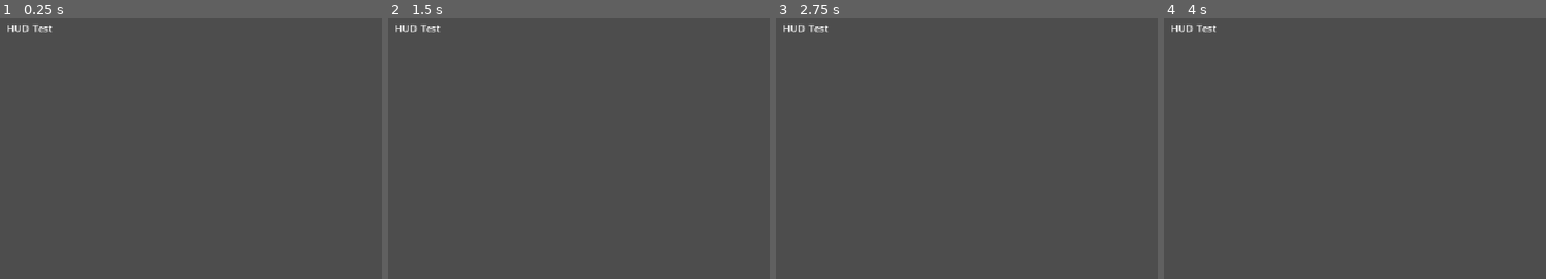
Above: before the commit, frames 1-4 (left to right).
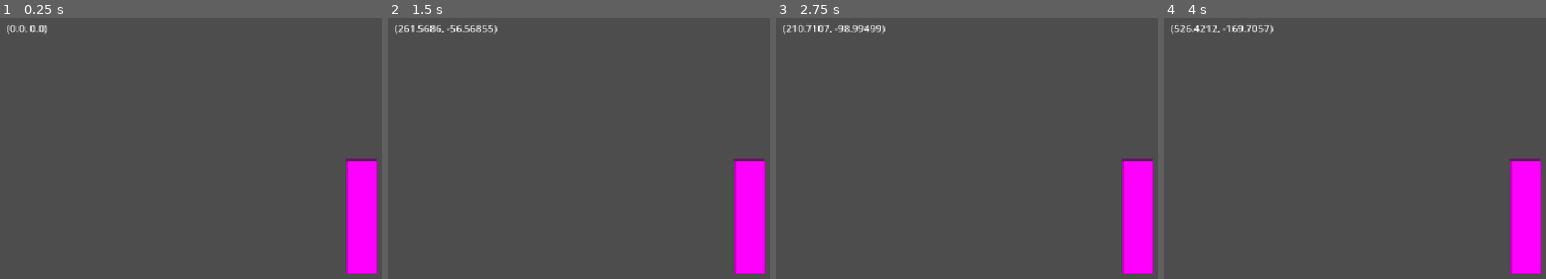
Above: after the commit, the same moments.

Repository: jsbrn/giant-jam-2
Game: Godot game, scene res://ui/game_view.tscn
Two runs of this game, one before a commit and one after it. Both use one fixed random seed, a clock stepped at 60 frames per second and the inputs below.
Inputs:
- Up to frame 1 (0.25 s): no input
- Up to frame 2 (1.5 s): tap Enter at 0.5 s; hold D (move_right, bound only after the commit) from 0.53 s (still down); tap W (move_up, bound only after the commit) at 0.6, 0.77, 1.07, 1.35 s; tap Space at 1.25 s
- Up to frame 3 (2.75 s): tap W (move_up, bound only after the commit) at 1.52, 1.82, 2.1 s; tap Enter at 2 s; release D (move_right, bound only after the commit) at 2.03 s; hold A (move_left, bound only after the commit) from 2.03 s (still down)
- Up to frame 4 (4 s): tap Space at 2.75 s; release A (move_left, bound only after the commit) at 2.78 s; hold D (move_right, bound only after the commit) from 2.78 s (still down); tap W (move_up, bound only after the commit) at 2.85, 3.02, 3.32, 3.6, 3.77 s; tap Enter at 3.5 s

The runs differ from the first frame. In frame 1, 3.8% of the frame differs, in the area x 1-99%, y 2-98%; in frame 2, 4.0%; in frame 3, 4.1%; in frame 4, 4.0%.

Commit message:
Add player camera

Diff:
--- /dev/null
+++ b/assets/theme/large_text.tres
@@ -0,0 +1,4 @@
+[gd_resource type="LabelSettings" format=3 uid="uid://diqfrg5e0p1ab"]
+
+[resource]
+font_size = 48
--- a/project.godot
+++ b/project.godot
@@ -15,10 +15,43 @@
 config/features=PackedStringArray("4.7", "Forward Plus")
 config/icon="res://icon.svg"
 
+[debug]
+
+gdscript/warnings/untyped_declaration=2
+gdscript/warnings/inferred_declaration=2
+gdscript/warnings/unsafe_property_access=2
+gdscript/warnings/unsafe_method_access=2
+gdscript/warnings/unsafe_cast=1
+gdscript/warnings/unsafe_call_argument=1
+gdscript/warnings/return_value_discarded=1
+
 [display]
 
 window/stretch/mode="canvas_items"
 window/stretch/aspect="expand"
+
+[input]
+
+move_up={
+"deadzone": 0.2,
+"events": [Object(InputEventKey,"resource_local_to_scene":false,"resource_name":"","device":-1,"window_id":0,"alt_pressed":false,"shift_pressed":false,"ctrl_pressed":false,"meta_pressed":false,"pressed":false,"keycode":0,"physical_keycode":87,"key_label":0,"unicode":119,"location":0,"echo":false,"script":null)
+]
+}
+move_down={
+"deadzone": 0.2,
+"events": [Object(InputEventKey,"resource_local_to_scene":false,"resource_name":"","device":-1,"window_id":0,"alt_pressed":false,"shift_pressed":false,"ctrl_pressed":false,"meta_pressed":false,"pressed":false,"keycode":0,"physical_keycode":83,"key_label":0,"unicode":115,"location":0,"echo":false,"script":null)
+]
+}
+move_left={
+"deadzone": 0.2,
+"events": [Object(InputEventKey,"resource_local_to_scene":false,"resource_name":"","device":-1,"window_id":0,"alt_pressed":false,"shift_pressed":false,"ctrl_pressed":false,"meta_pressed":false,"pressed":false,"keycode":0,"physical_keycode":65,"key_label":0,"unicode":97,"location":0,"echo":false,"script":null)
+]
+}
+move_right={
+"deadzone": 0.2,
+"events": [Object(InputEventKey,"resource_local_to_scene":false,"resource_name":"","device":-1,"window_id":0,"alt_pressed":false,"shift_pressed":false,"ctrl_pressed":false,"meta_pressed":false,"pressed":false,"keycode":0,"physical_keycode":68,"key_label":0,"unicode":100,"location":0,"echo":false,"script":null)
+]
+}
 
 [physics]
 
--- a/ui/game_view.tscn
+++ b/ui/game_view.tscn
@@ -7,4 +7,6 @@
 
 [node name="House" parent="." unique_id=281824880 instance=ExtResource("2_c61ut")]
 
-[node name="HUD" parent="." unique_id=1063190297 instance=ExtResource("1_80wxx")]
+[node name="CanvasLayer" type="CanvasLayer" parent="." unique_id=1029013192]
+
+[node name="HUD" parent="CanvasLayer" unique_id=1063190297 instance=ExtResource("1_80wxx")]
--- a/ui/hud.tscn
+++ b/ui/hud.tscn
@@ -1,4 +1,6 @@
 [gd_scene format=3 uid="uid://d458aprpo8pw"]
+
+[ext_resource type="Script" uid="uid://bppm3qiukrilw" path="res://ui/hud/debug.gd" id="1_rbyyf"]
 
 [node name="HUD" type="Control" unique_id=1063190297]
 layout_mode = 3
@@ -8,10 +10,11 @@
 grow_horizontal = 2
 grow_vertical = 2
 
-[node name="Label" type="Label" parent="." unique_id=1413607937]
+[node name="Debug" type="Label" parent="." unique_id=1413607937]
 layout_mode = 1
 offset_left = 16.0
 offset_top = 16.0
 offset_right = 89.0
 offset_bottom = 39.0
 text = "HUD Test"
+script = ExtResource("1_rbyyf")
--- /dev/null
+++ b/ui/hud/debug.gd
@@ -0,0 +1,13 @@
+extends Label
+
+
+# Called when the node enters the scene tree for the first time.
+func _ready() -> void:
+	pass # Replace with function body.
+
+
+# Called every frame. 'delta' is the elapsed time since the previous frame.
+func _process(delta: float) -> void:
+	var player: Player = get_tree().get_first_node_in_group("players")
+	if player:
+		text = str(player.global_position)
--- /dev/null
+++ b/ui/views/main_menu.tscn
@@ -0,0 +1,25 @@
+[gd_scene format=3 uid="uid://bhdqecfxs71qs"]
+
+[ext_resource type="LabelSettings" uid="uid://diqfrg5e0p1ab" path="res://assets/theme/large_text.tres" id="1_uvqy3"]
+
+[node name="MainMenu" type="Control" unique_id=39596441]
+layout_mode = 3
+anchors_preset = 15
+anchor_right = 1.0
+anchor_bottom = 1.0
+grow_horizontal = 2
+grow_vertical = 2
+
+[node name="Title" type="Label" parent="." unique_id=305794377]
+layout_mode = 1
+anchors_preset = 5
+anchor_left = 0.5
+anchor_right = 0.5
+offset_left = -184.0
+offset_top = 64.0
+offset_right = 184.0
+offset_bottom = 131.0
+grow_horizontal = 2
+text = "Reversal Game"
+label_settings = ExtResource("1_uvqy3")
+horizontal_alignment = 1
--- a/world/house.tscn
+++ b/world/house.tscn
@@ -1,3 +1,7 @@
 [gd_scene format=3 uid="uid://d2qrxfmfa1p6r"]
 
+[ext_resource type="PackedScene" uid="uid://xdebh1khggf1" path="res://world/player.tscn" id="1_apcmc"]
+
 [node name="House" type="Node2D" unique_id=281824880]
+
+[node name="Player" parent="." unique_id=1428940175 instance=ExtResource("1_apcmc")]
--- /dev/null
+++ b/world/player.gd
@@ -0,0 +1,23 @@
+class_name Player
+extends CharacterBody2D
+
+
+const SPEED: float = 300.0
+
+func _ready() -> void:
+	add_to_group("players")
+
+func _physics_process(delta: float) -> void:
+	# Add the gravity.
+	if not is_on_floor():
+		velocity += get_gravity() * delta
+
+	# Get the input direction and handle the movement/deceleration.
+	# As good practice, you should replace UI actions with custom gameplay actions.
+	var direction: Vector2 = Input.get_vector("move_left", "move_right", "move_up", "move_down")
+	if direction:
+		velocity = direction * SPEED
+	else:
+		velocity = velocity.move_toward(Vector2.ZERO, SPEED)
+
+	move_and_slide()
--- /dev/null
+++ b/world/player.tscn
@@ -0,0 +1,14 @@
+[gd_scene format=3 uid="uid://xdebh1khggf1"]
+
+[ext_resource type="Script" uid="uid://dngq6wtyabq8x" path="res://world/player.gd" id="1_2gpuf"]
+
+[sub_resource type="PlaceholderTexture2D" id="PlaceholderTexture2D_w5pmr"]
+size = Vector2(50, 180)
+
+[node name="Player" type="CharacterBody2D" unique_id=1428940175]
+script = ExtResource("1_2gpuf")
+
+[node name="Sprite2D" type="Sprite2D" parent="." unique_id=257297051]
+texture = SubResource("PlaceholderTexture2D_w5pmr")
+
+[node name="Camera2D" type="Camera2D" parent="." unique_id=16903450]
Not shown, added: ui/hud/debug.gd.uid
Not shown, added: world/player.gd.uid
